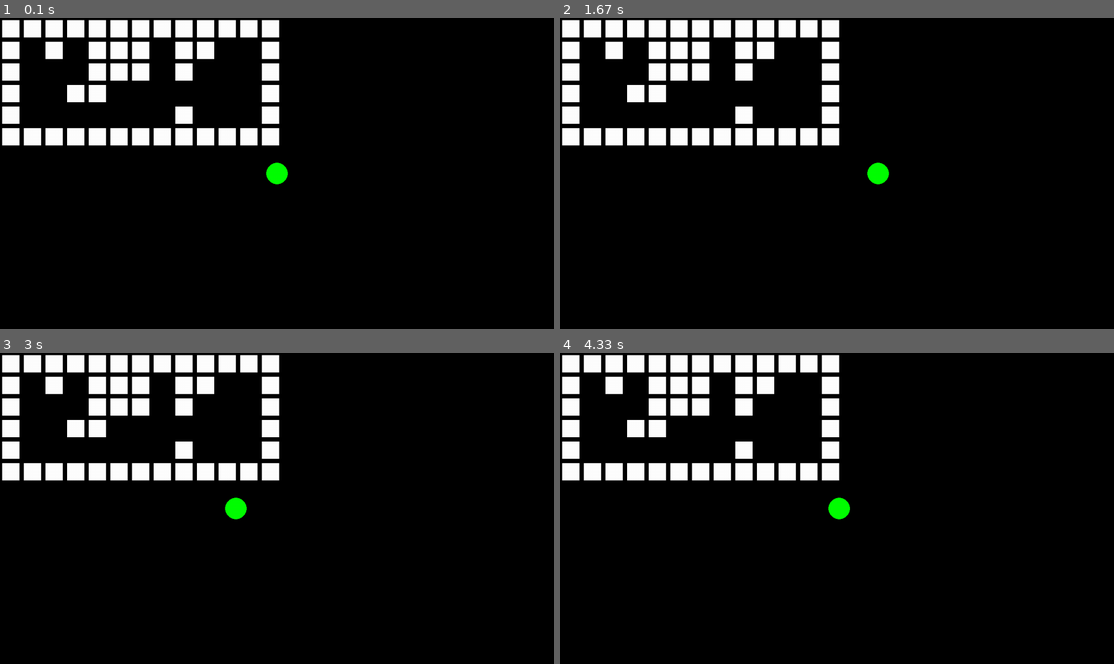
Above: before the commit, frames 1-4 (two rows, left to right).
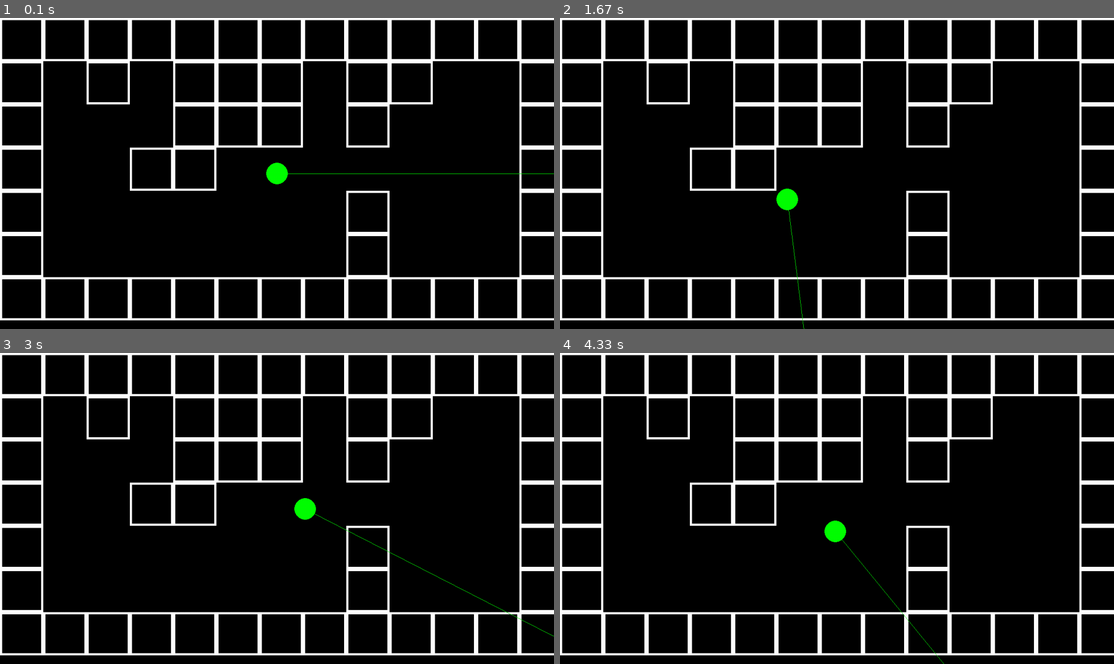
Above: after the commit, the same moments.

Repository: TecHeReTiC3141/pygameRaycasting
Game: pygame game, started from main.py
The game is run twice, just before and just after one commit, with the same random seed, the same clock (stepped at 60 frames per second) and the same inputs.
Inputs:
- Up to frame 1 (0.1 s): no input
- Up to frame 2 (1.67 s): hold A 0.33-0.8 s; hold Right 0.33-0.8 s; hold Right 0.83-1.3 s; hold D 0.83-1.3 s; hold Right from 1.33 s (still down); hold D from 1.33 s (still down)
- Up to frame 3 (3 s): release Right at 1.8 s; release D at 1.8 s; hold Left 1.83-2.37 s; hold A 1.83-2.37 s; hold Left 2.4-2.8 s; hold A 2.4-2.8 s; hold Right from 2.83 s (still down); hold D from 2.83 s (still down)
- Up to frame 4 (4.33 s): release Right at 3.47 s; release D at 3.47 s; hold Left 3.5-3.97 s; hold A 3.5-3.97 s; hold Right from 4 s (still down); hold D from 4 s (still down)

The runs differ from the first frame. In frame 1, 20% of the frame differs, in the area x 0-100%, y 0-98%; in frame 2, 20%; in frame 3, 20%; in frame 4, 20%.

Commit message:
Player movement seems to work.

Diff:
--- a/GameObjects.py
+++ b/GameObjects.py
@@ -1,9 +1,12 @@
-import pygame
+from const import *
+
+
 class Player:
 
     def __init__(self, x, y):
         self.x, self.y = x, y
         self.surf = pygame.Surface((50, 50))
+        self.surf.set_colorkey('black')
         self.cur_rect = self.surf.get_rect(center=(x, y))
         self.prev_rect = self.surf.get_rect(center=(x, y))
         self.speed = 5
@@ -11,20 +14,28 @@
 
     def draw(self, display: pygame.Surface):
         pygame.draw.circle(self.surf, 'green', (25, 25), 25)
+        pygame.draw.line(display, 'green', self.cur_rect.center,
+                         (self.cur_rect.centerx + DISP_WIDTH * math.cos(self.angle),
+                          self.cur_rect.centery + DISP_HEIGHT * math.sin(self.angle)))
         display.blit(self.surf, self.cur_rect)
 
     def move(self):
         self.prev_rect = self.cur_rect.copy()
         move = pygame.Vector2(0, 0)
         keys = pygame.key.get_pressed()
+        sin_a, cos_a = math.sin(self.angle), math.cos(self.angle)
         if keys[pygame.K_a]:
-            move.x = -1
+            move.x = sin_a
+            move.y = -cos_a
         if keys[pygame.K_d]:
-            move.x = 1
+            move.x = -sin_a
+            move.y = cos_a
         if keys[pygame.K_w]:
-            move.y = -1
+            move.x = cos_a
+            move.y = sin_a
         if keys[pygame.K_s]:
-            move.y = 1
+            move.x = -cos_a
+            move.y = -sin_a
         if keys[pygame.K_LEFT]:
             self.angle -= .02
         if keys[pygame.K_RIGHT]:
@@ -34,12 +45,12 @@
 
 class Wall:
 
-    def __init__(self, x, y, width=50, height=50):
+    def __init__(self, x, y, width=100, height=100):
         self.cur_rect = pygame.Rect(x, y, width, height)
 
     def draw(self, display: pygame.Surface):
-        pygame.draw.rect(display, 'white', self.cur_rect)
-        pygame.draw.rect(display, 'black', self.cur_rect, width=5)
+        pygame.draw.rect(display, 'black', self.cur_rect)
+        pygame.draw.rect(display, 'white', self.cur_rect, width=5)
 
     def collide(self, entity: Player):
         if entity.cur_rect.colliderect(self.cur_rect):
@@ -67,7 +78,7 @@
         for i in range(len(map)):
             for j in range(len(map[0])):
                 if map[i][j] == '#':
-                    self.walls.append(Wall(j * 50, i * 50))
+                    self.walls.append(Wall(j * 100, i * 100))
 
     def draw(self, display: pygame.Surface):
         for wall in self.walls:
--- a/const.py
+++ b/const.py
@@ -1,3 +1,7 @@
+import math
+import pygame
+
+
 DISP_WIDTH, DISP_HEIGHT = 1280, 720
 
 map = [
@@ -6,5 +10,6 @@
     '#...###.#...#',
     '#..##.......#',
     '#.......#...#',
+    '#.......#...#',
     '#############'
 ]
--- a/main.py
+++ b/main.py
@@ -1,5 +1,3 @@
-import pygame
-from const import *
 from GameObjects import *
 
 pygame.init()
